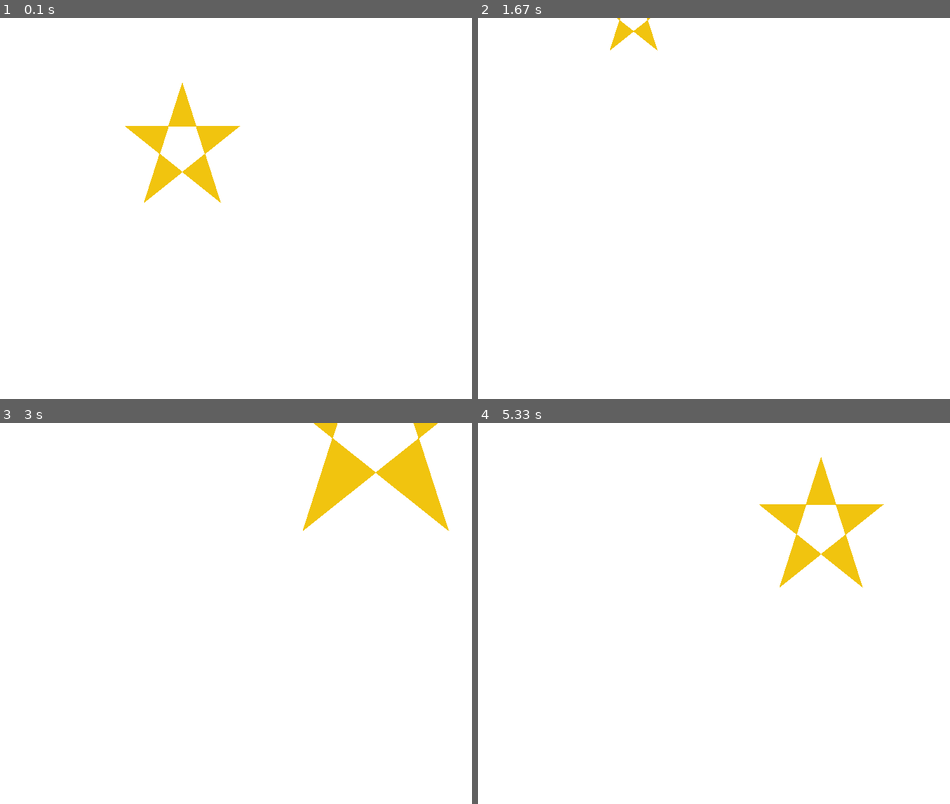
Above: before the commit, frames 1-4 (two rows, left to right).
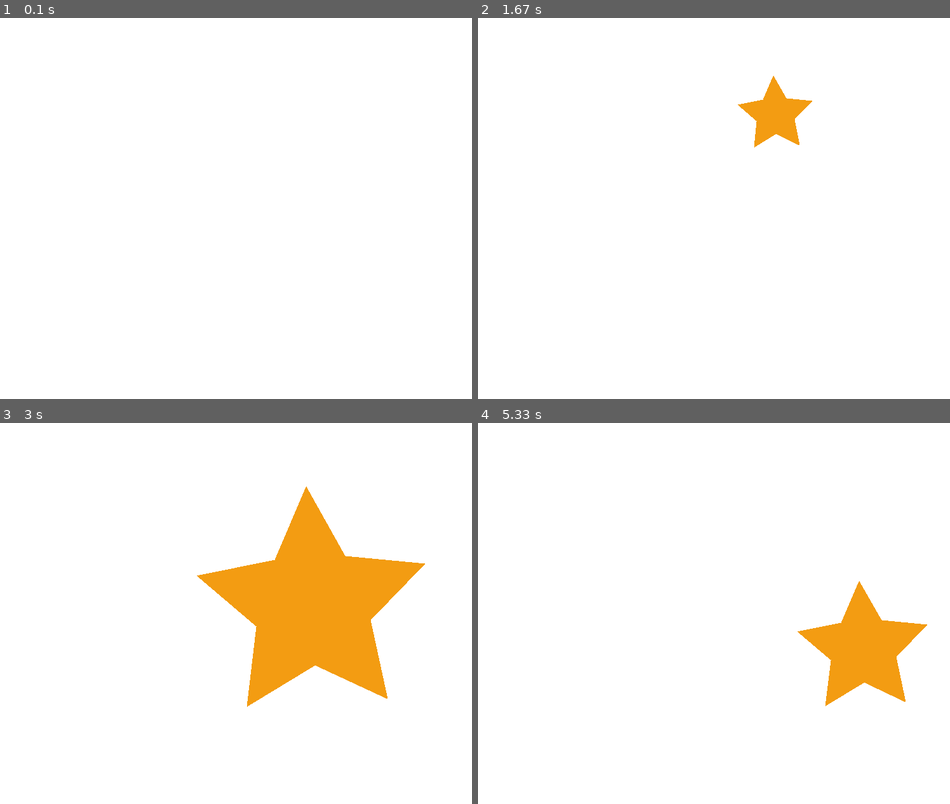
Above: after the commit, the same moments.

Repository: taohansens/Infnet
Game: pygame game, started from Bloco I/Fundamentos do Desenvolvimento Python/TP_03/Q16.py
The game is run twice, just before and just after one commit, with the same random seed, the same clock (stepped at 60 frames per second) and the same inputs.
Inputs (mouse positions are in pixels of both pictures, inside the frame that each line leads up to):
- Up to frame 1 (0.1 s): no input
- Up to frame 2 (1.67 s): click (723, 208) at 0.38 s; click (600, 212) at 0.83 s; move the mouse to (798, 75) at 1.13 s; click (798, 75) at 1.42 s
- Up to frame 3 (3 s): move the mouse to (254, 483) at 1.83 s; click (254, 483) at 2.18 s; move the mouse to (254, 651) at 2.67 s
- Up to frame 4 (5.33 s): click (732, 651) at 3.07 s; move the mouse to (855, 674) at 3.6 s; click (855, 674) at 4.05 s; move the mouse to (855, 579) at 4.63 s; click (855, 579) at 5.1 s

The runs differ from the first frame. In frame 1, 1.9% of the frame differs, in the area x 26-51%, y 17-49%; in frame 2, 1.6%; in frame 3, 15%, in the area x 41-96%, y 0-75%; in frame 4, 6.0%.

Commit message:
Questão ok. posição ok.

Diff:
--- a/Bloco I/Fundamentos do Desenvolvimento Python/TP_03/Q16.py
+++ b/Bloco I/Fundamentos do Desenvolvimento Python/TP_03/Q16.py
@@ -1,11 +1,10 @@
 """
-Q.16 Usando a biblioteca Pygame, escreva um programa que desenha na tela estrelas de 5 pontas de tamanhos aleatórios a
-cada vez que o usuário clicar na tela. A ponta superior da estrela deve estar situada onde o usuário clicou.
-(código e printscreen)
+Usando a biblioteca Pygame, escreva um programa que possui uma função que desenha na tela um estrela de 5 pontas no
+tamanho que preferir. (código e printscreen)
 """
+import random
 
 import pygame
-import random
 
 pygame.init()
 largura_tela = 800
@@ -15,47 +14,41 @@
 
 # Lista de cores
 branco = (255, 255, 255)
-amarelo = (241, 196, 15)
+amarelo = (243, 156, 18)
 
 
-# Função para desenhar quadrado vermelhor com lado 100px.
-def desenha_estrela(x, y, tamanho):
+# Função para desenhar círculo azul com raio 50px.
+def desenhar_estrela(x, y, tamanho):
+    surface01 = pygame.Surface((189*tamanho, 200*tamanho))
+    surface01.fill(branco)
+
+    pontos_estrela = [[144, 111], [158, 176], [98, 148], [42, 182], [50, 116], [1, 74], [65, 61], [91, 1], [123, 58], [189, 64]]
+    poligono_scale = pontos_estrela.copy()
+    for pontos in poligono_scale:
+        pontos[0] *= tamanho
+        pontos[1] *= tamanho
+    pygame.draw.polygon(surface01, amarelo, pontos_estrela)
+    # Pontos de estrela obtido dos pontos de vetor em formato de estrela (5 pontas).
     tela.fill(branco)
-    #poligono = [[100, 198], [40, 10], [190, 130], [10, 130], [160, 10]]
-    # tamanho original
-    poligono = [[x-100, y-198], [x-40, y-10], [x-190, y-130], [x-10, y-130], [x-160, y-10]]
-    # transforma o polígono no tamanho random.
-    poligono_scale = poligono.copy()
-    for ponto in poligono_scale:
-        ponto[0] *= tamanho
-        ponto[1] *= tamanho
-    pygame.draw.polygon(tela, amarelo, poligono_scale)
+    tela.blit(surface01, (x - 189/2,y))
 
 
+tela.fill(branco)
+pygame.display.update()
+
 terminou = False
-posicao_atual = [largura_tela/2, altura_tela/2]
-# tamanho inicial
-tamanho = 1
-desenha_estrela(*posicao_atual, tamanho)
-
 while not terminou:
-    # atualiza a tela
-    pygame.display.update()
     # Terminar programa se Quit.
     for event in pygame.event.get():
         if event.type == pygame.QUIT:
             terminou = True
-        # Verificar eventos do mouse;
         if event.type == pygame.MOUSEBUTTONDOWN and event.button == 1:
             pos1, pos2 = pygame.mouse.get_pos()
-            print("pos mouse: ", pos1,pos2)
-            print(posicao_atual)
-            # Alinha ao centro do quadrado
-            posicao_atual = (pos1, pos2)
             tamanho = random.uniform(0.4, 2)
-            print(tamanho)
+            desenhar_estrela(pos1, pos2, tamanho)
+            pygame.display.update()
 
-        desenha_estrela(*posicao_atual, tamanho)
+
 # finaliza a janela do jogo
 pygame.display.quit()
 # finaliza o pygame
